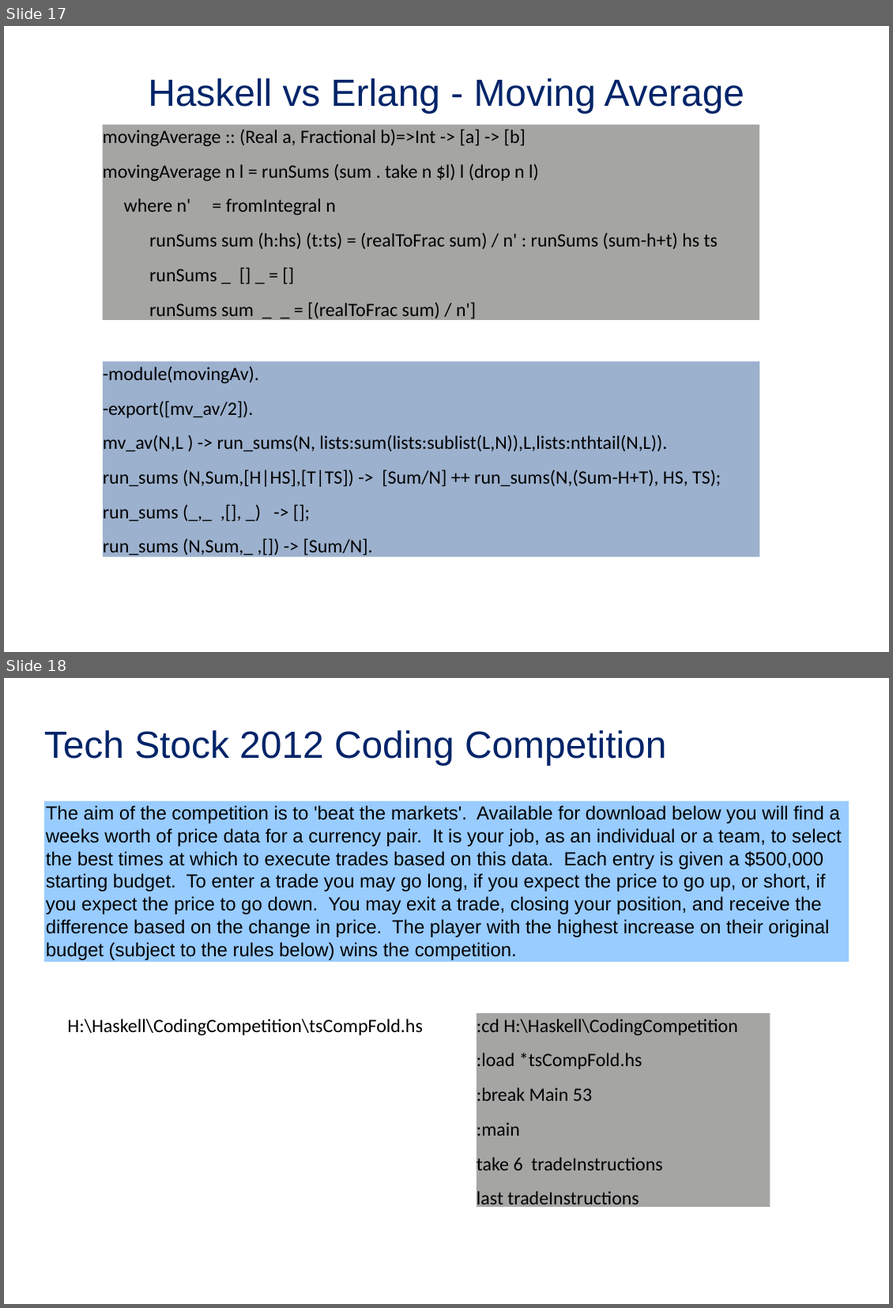
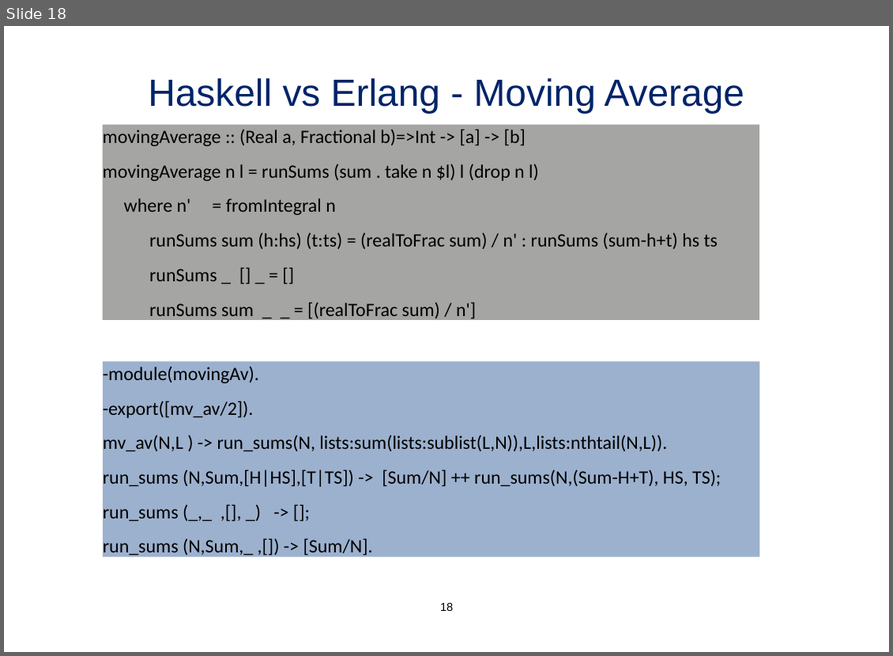
Before and after one commit to pavoni/fptalk, a slide deck: Functional Programming - a beginners experience - v0 52.ppt. Shown one above the other, each under a label of ours: slides 17 and 18 before the commit, slide 18 after it. The pictures are 893x1308 and 893x656 pixels, drawn with LibreOffice and Linux fonts; fonts in the diff are those of the drawing; background and template pictures are left out. Boxes give left, top, right and bottom in pixels: in the first picture for what was removed or moved away, otherwise in the second. Text is boxed around its words. In the diff, an @@ line names an element or a change of style, - is before the commit and + after.

```diff
--- a/Functional Programming - a beginners experience - v0 52.ppt
+++ b/Functional Programming - a beginners experience - v0 52.ppt
@@ slide 18 removed at (4, 678, 889, 1304), background picture (left out) @@
@@ title removed at (44, 730, 666, 765) @@
-Tech Stock 2012 Coding Competition
@@ rectangle removed at (44, 801, 849, 962) @@
@@ text removed at (46, 805, 841, 960) @@
-The aim of the competition is to 'beat the markets'. Available for download below you will find a weeks worth of price data for a currency pair. It is your job, as an individual or a team, to select the best times at which to execute trades based on this data. Each entry is given a $500,000 starting budget. To enter a trade you may go long, if you expect the price to go up, or short, if you expect the price to go down. You may exit a trade, closing your position, and receive the difference based on the change in price. The player with the highest increase on their original budget (subject to the rules below) wins the competition.
@@ text removed at (67, 1018, 422, 1035) @@
-H:\Haskell\CodingCompetition\tsCompFold.hs
@@ rectangle removed at (476, 1013, 770, 1207) @@
@@ text removed at (476, 1018, 737, 1210) @@
-:cd H:\Haskell\CodingCompetition
-:load *tsCompFold.hs
-:break Main 53
-:main
-take 6 tradeInstructions
-last tradeInstructions
@@ page number removed at (423, 1247, 472, 1270) @@
-18
@@ what was slide 17 is now slide 18 @@
@@ page number at (440, 603, 453, 611): text changed; font Times New Roman to Arial; text colour #FFFFFF to #000000 @@
-17
+18
```
Also in this commit, not shown: 19 slides changed, 1 slide added, 1 other file.
